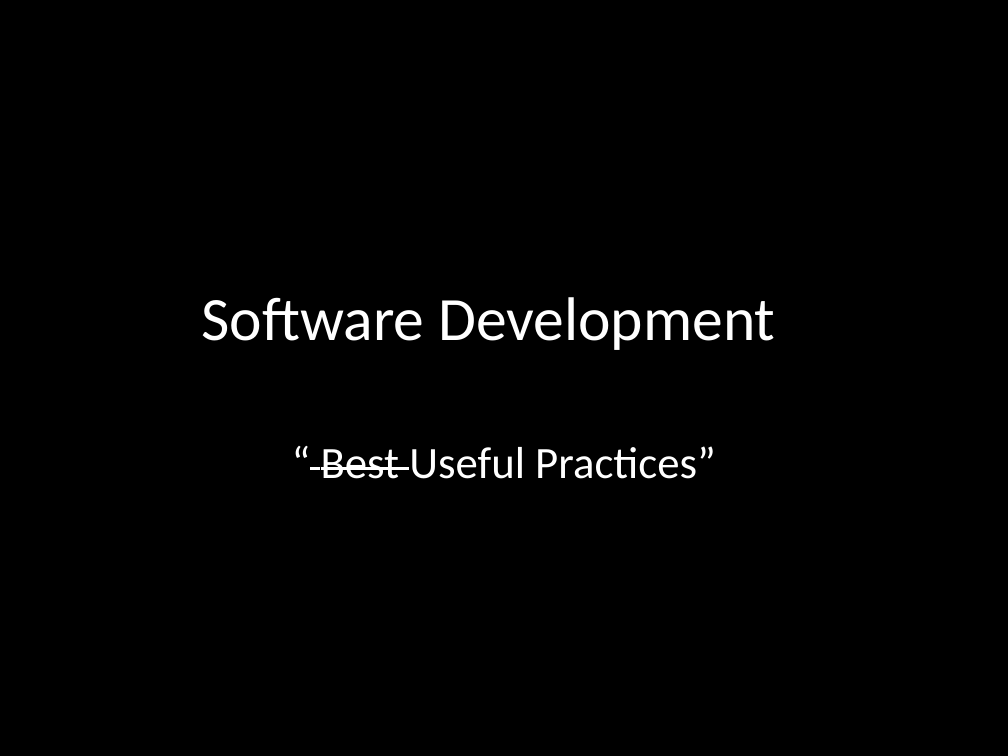
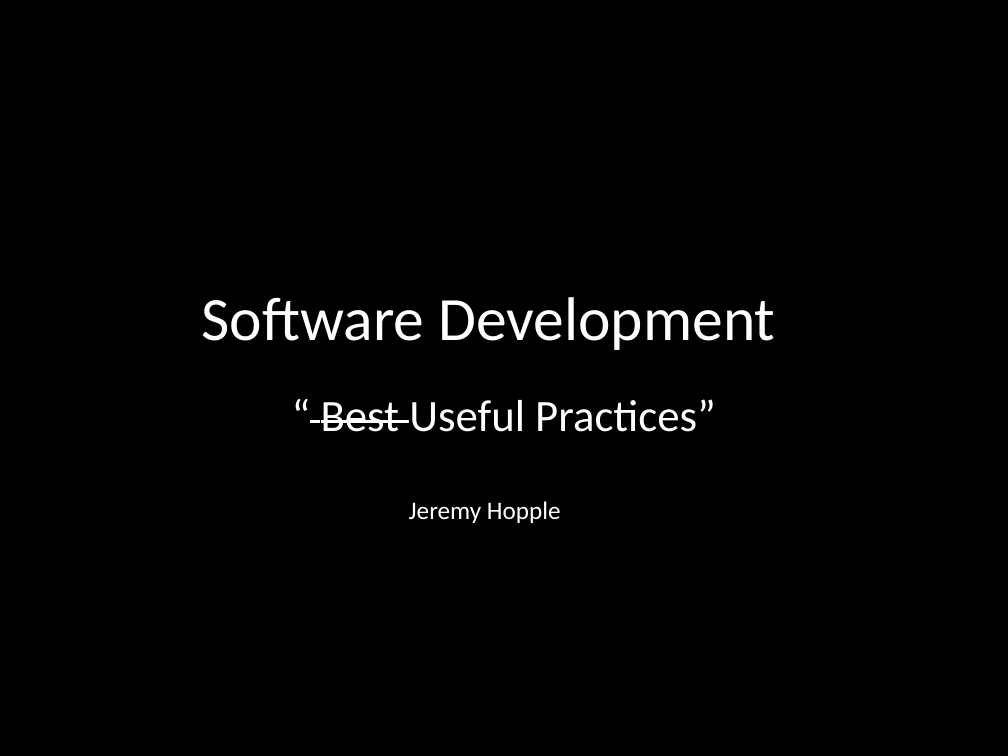
Before and after one commit to jacksonhole/meetup, a slide deck: slide 1 of 2014-03-05/useful-practices.pptx. Drawn at 1008x756 pixels with LibreOffice and Linux fonts; fonts in the diff are those of the drawing. Boxes give left, top, right and bottom in pixels: in the first picture for what was removed or moved away, otherwise in the second. Text is boxed around its words. In the diff, an @@ line names an element or a change of style, - is before the commit and + after.

Commit message:
Added name

```diff
--- a/2014-03-05/useful-practices.pptx
+++ b/2014-03-05/useful-practices.pptx
@@ subtitle "“ Best Useful Practices”": place and size @@
-subtitle "“ Best Useful Practices”" at (321,446,716,479)
+subtitle "“ Best Useful Practices”" at (321,399,716,432)
@@ text added at (409,501,561,523), 18 pt, text #FFFFFF @@
+Jeremy Hopple
```
